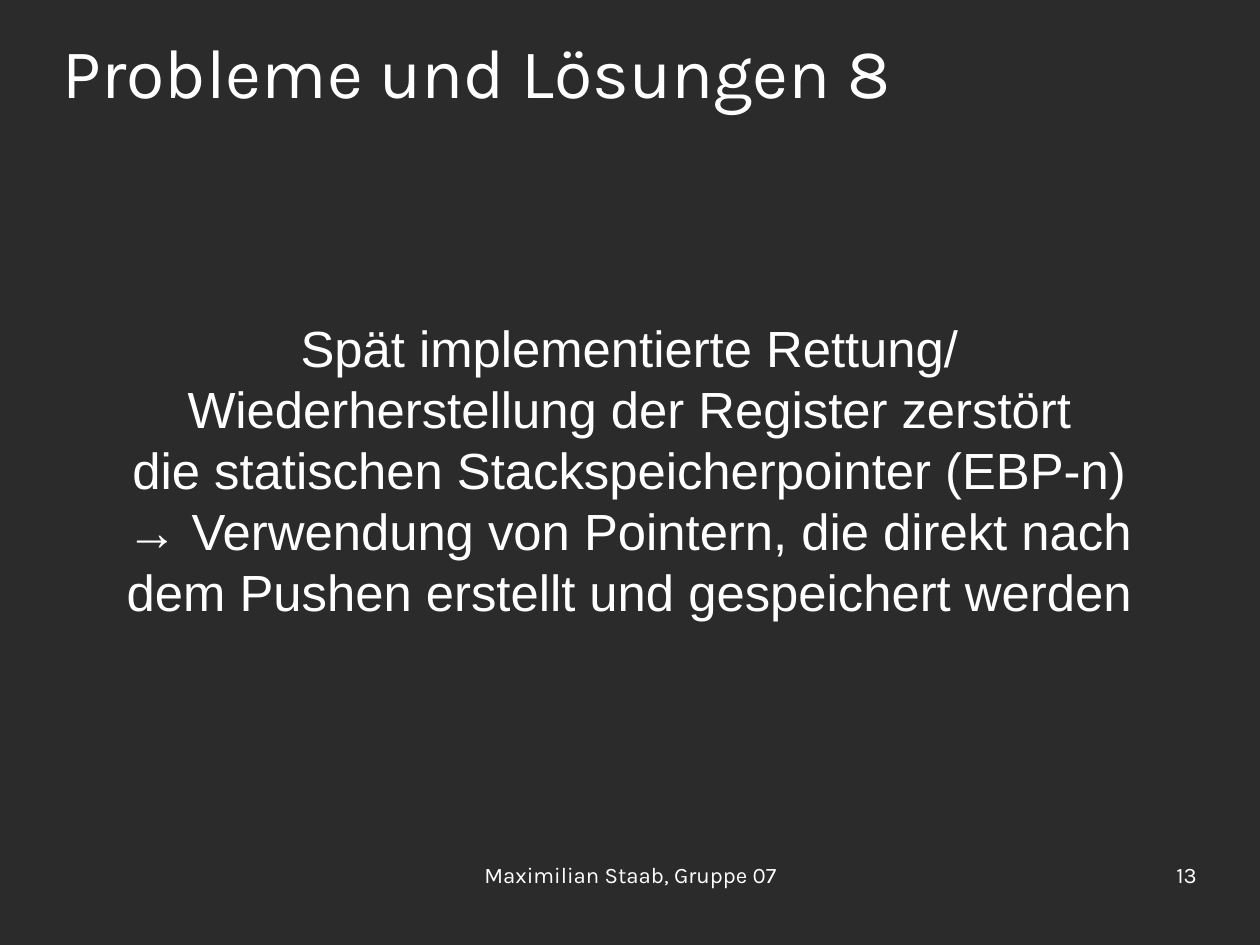
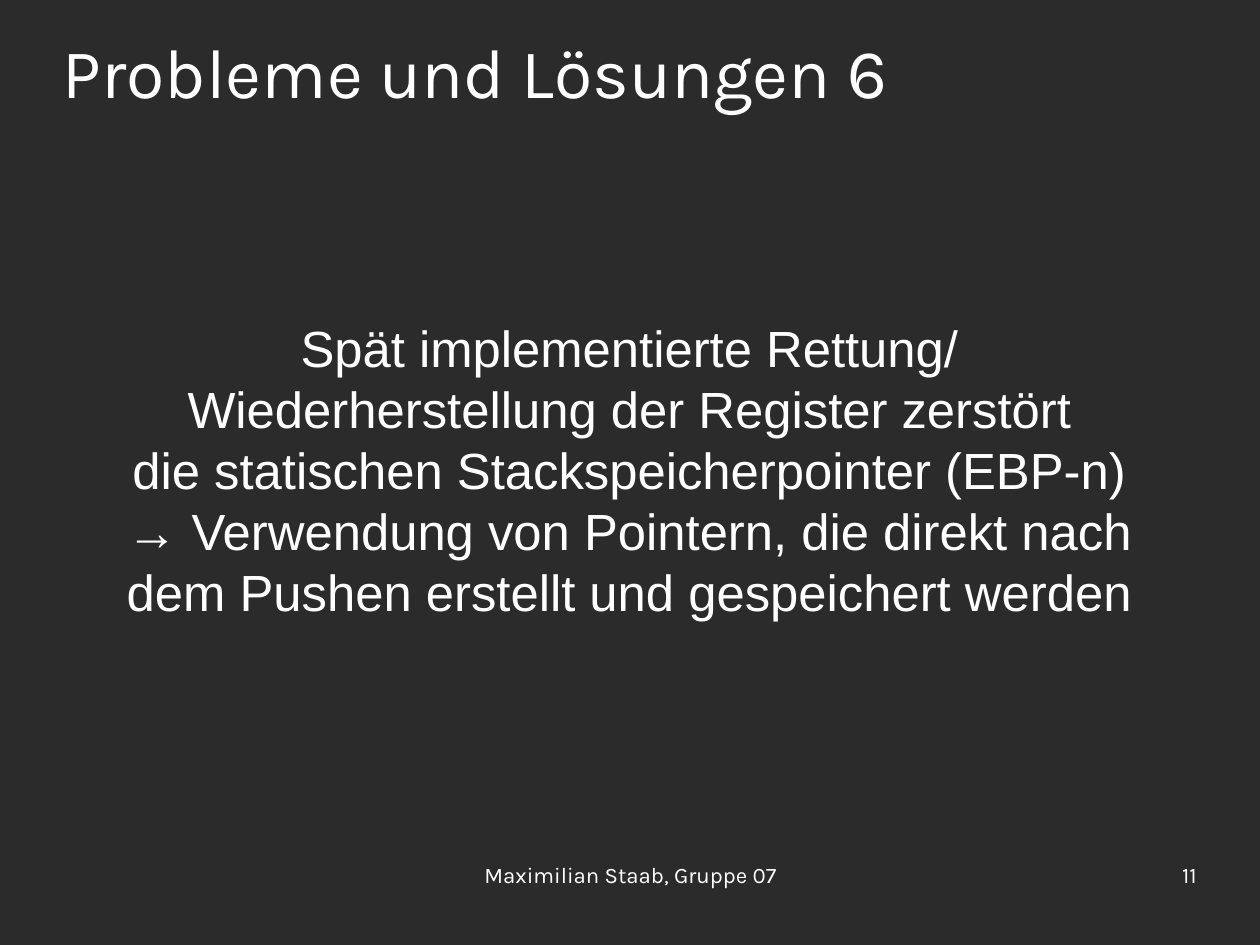
Before and after one commit to OrestTa/etip, a slide deck: slide 11 of Projekt2/Protokolle/verlauf2.odp (slide 13 before the commit). Drawn at 1260x945 pixels with LibreOffice and Linux fonts; fonts in the diff are those of the drawing; background and template pictures are left out; a plain dark background stands for a picture behind light text. Boxes give left, top, right and bottom in pixels: in the first picture for what was removed or moved away, otherwise in the second. Text is boxed around its words. In the diff, an @@ line names an element or a change of style, - is before the commit and + after.

```diff
--- a/Projekt2/Protokolle/verlauf2.odp
+++ b/Projekt2/Protokolle/verlauf2.odp
@@ title at (63,50,887,115): text changed @@
-Probleme und Lösungen 8
+Probleme und Lösungen 6
@@ page number at (1182,869,1197,883): text changed @@
-13
+11
```
Also in this commit, not shown: 2 other slides changed, 3 slides removed.
